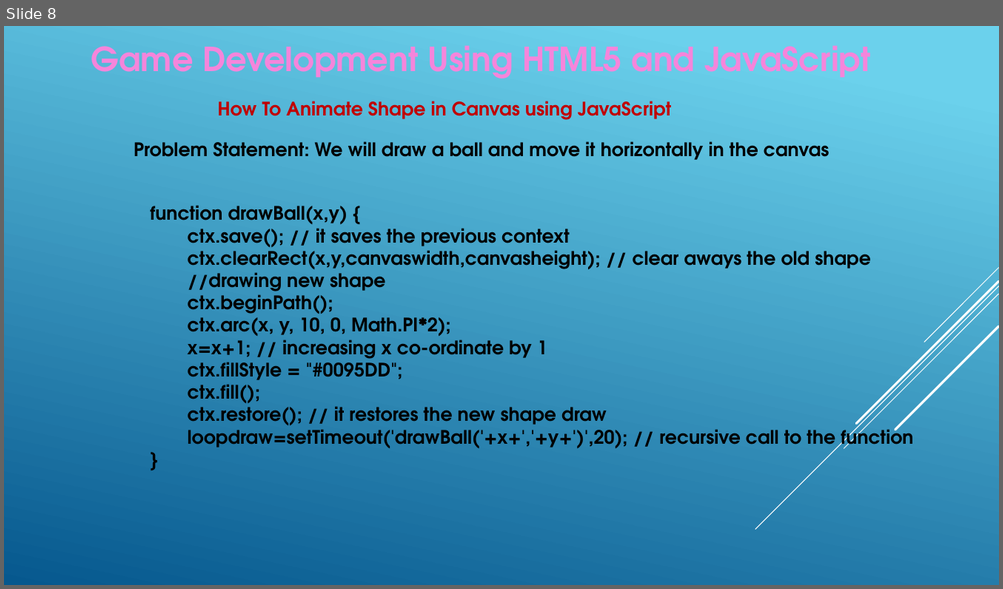
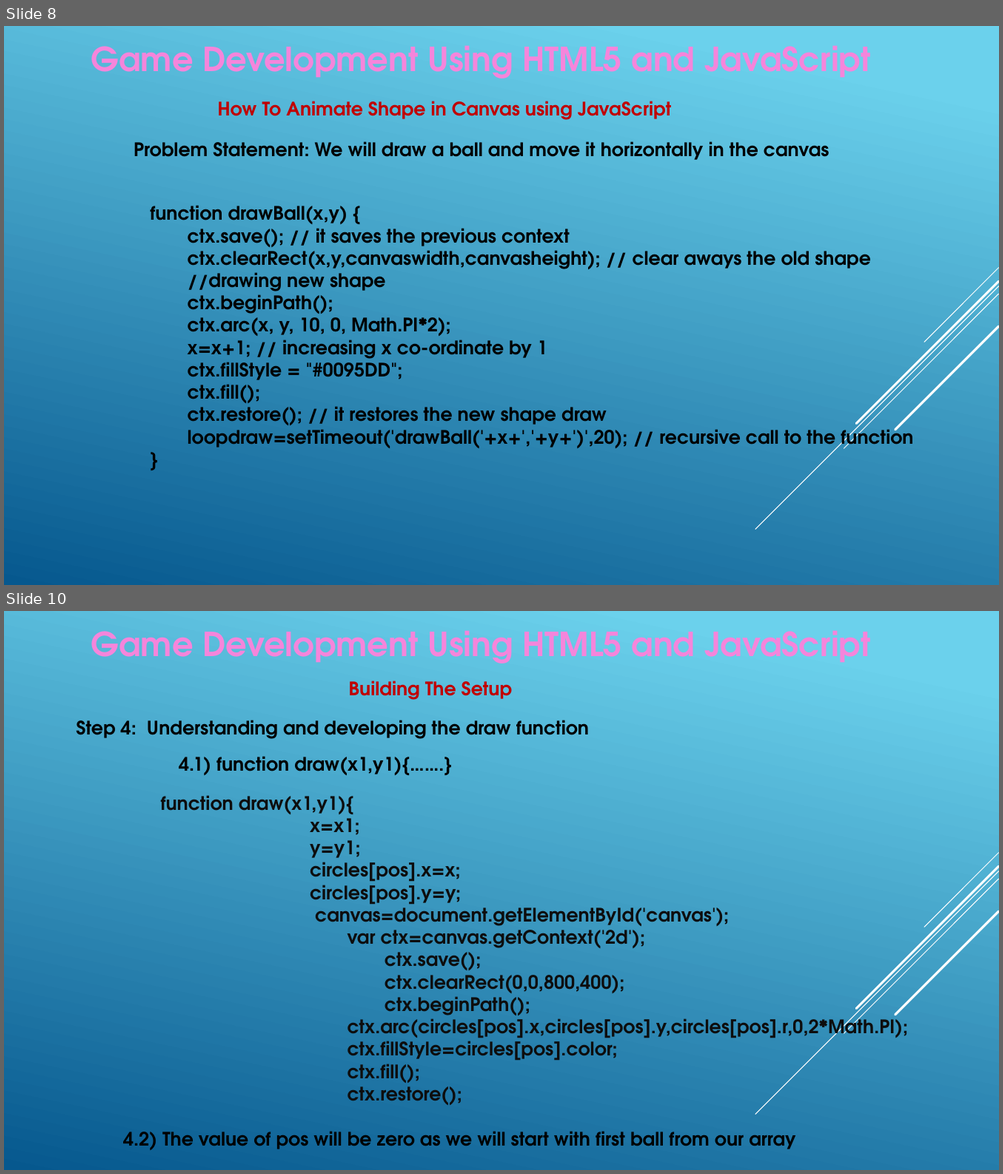
Before and after one commit to alok001/GameDevelopmentJS, a slide deck: GameDevelopment_Session.pptx. Shown one above the other, each under a label of ours: slide 8 before the commit, slides 8 and 10 after it; the slides between them are not shown. The pictures are 1003x589 and 1003x1174 pixels, drawn with LibreOffice and Linux fonts; fonts in the diff are those of the drawing. Boxes give left, top, right and bottom in pixels: in the first picture for what was removed or moved away, otherwise in the second. Text is boxed around its words. In the diff, an @@ line names an element or a change of style, - is before the commit and + after.

Commit message:
latest game is here

```diff
--- a/GameDevelopment_Session.pptx
+++ b/GameDevelopment_Session.pptx
@@ slide 10 added at bbox=[4, 611, 999, 1170], background gradient #6ED2EB to #06588E; not listed: 5 template elements that a slide beside it also shows @@
@@ text added at bbox=[91, 630, 871, 664], 32 pt, text #F585DB, bold @@
+Game Development Using HTML5 and JavaScript
@@ text added at bbox=[349, 681, 512, 700], 18 pt, text #C00000, bold @@
+Building The Setup
@@ text added at bbox=[76, 720, 589, 739], 18 pt, text #000000, bold @@
+Step 4: Understanding and developing the draw function
@@ text added at bbox=[179, 756, 452, 775], 18 pt, text #000000, bold @@
+4.1) function draw(x1,y1){…….}
@@ text added at bbox=[161, 795, 908, 1105], 18 pt, text #0D0D0D, bold @@
+function draw(x1,y1){
+x=x1;
+y=y1;
+circles[pos].x=x;
+circles[pos].y=y;
+canvas=document.getElementById('canvas');
+var ctx=canvas.getContext('2d');
+ctx.save();
+ctx.clearRect(0,0,800,400);
+ctx.beginPath();
+ctx.arc(circles[pos].x,circles[pos].y,circles[pos].r,0,2*Math.PI);
+ctx.fillStyle=circles[pos].color;
+ctx.fill();
+ctx.restore();
@@ text added at bbox=[123, 1131, 795, 1150], 18 pt, text #000000, bold @@
+4.2) The value of pos will be zero as we will start with first ball from our array
```
Also in this commit, not shown: 1 slide changed, 11 other slides added.
